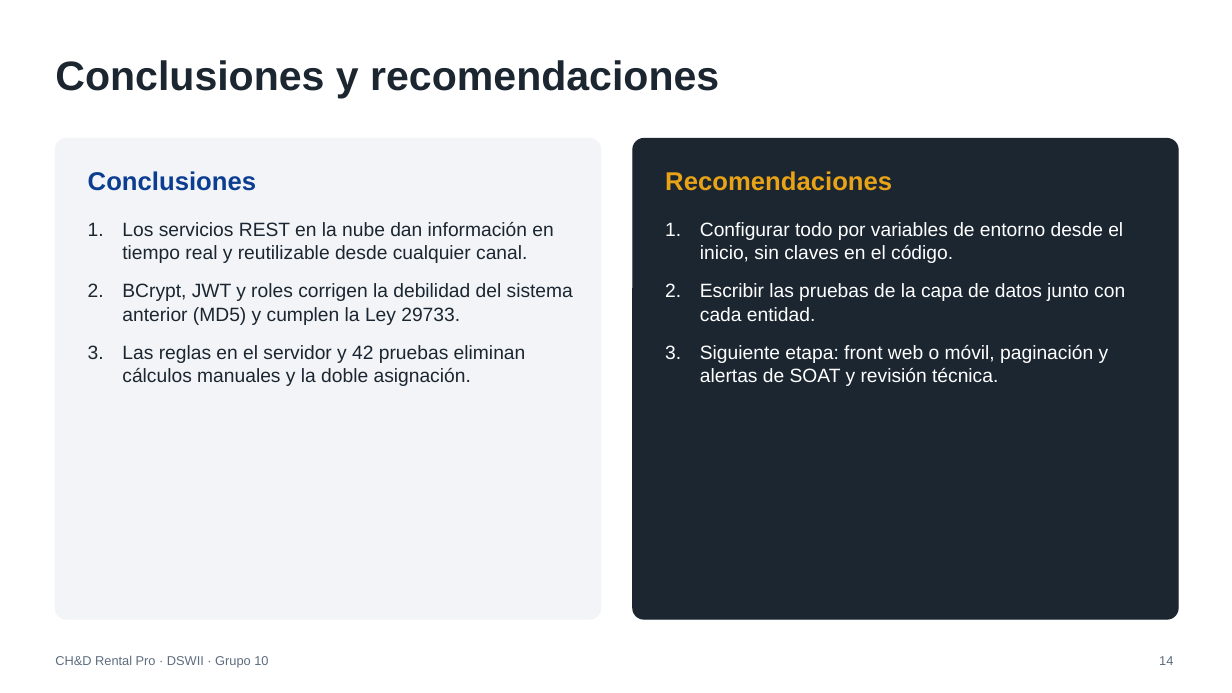
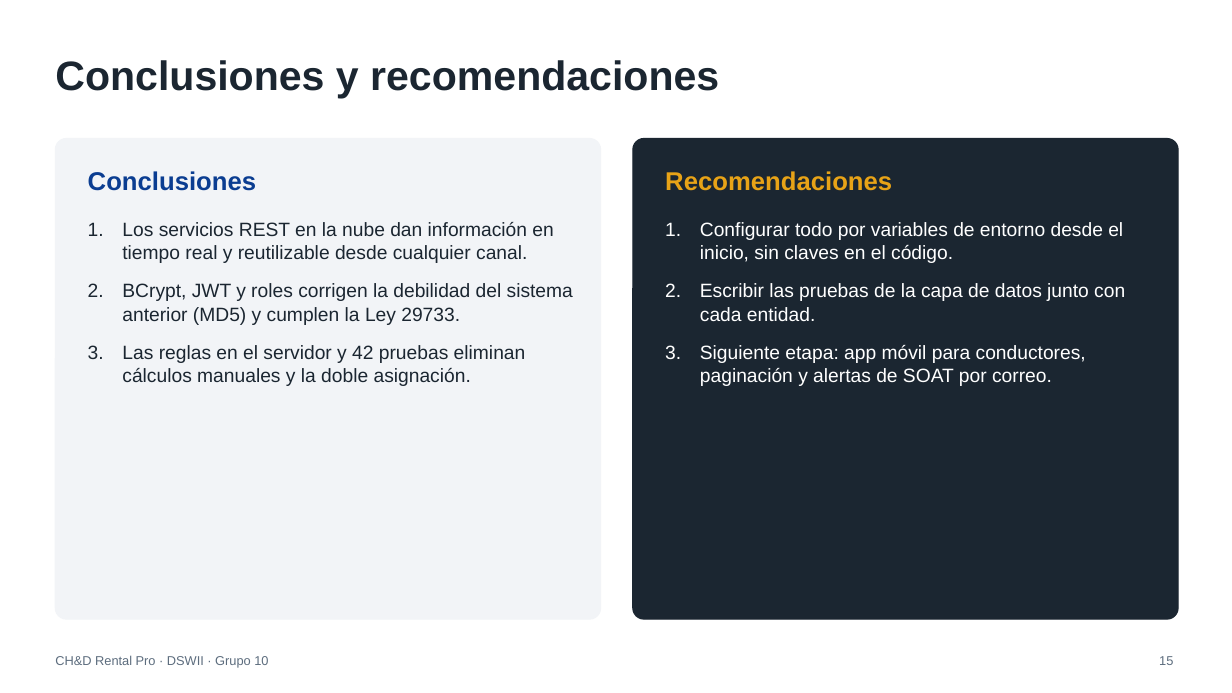
Before and after one commit to jmestawong/CHD-RENTAL-PRO-DSWII, a slide deck: slide 15 of docs/PRESENTACION_CHD_RENTAL_PRO_DSWII_Grupo10.pptx (slide 14 before the commit). Drawn at 1232x693 pixels with LibreOffice and Linux fonts; fonts in the diff are those of the drawing. Boxes give left, top, right and bottom in pixels: in the first picture for what was removed or moved away, otherwise in the second. Text is boxed around its words. In the diff, an @@ line names an element or a change of style, - is before the commit and + after.

```diff
--- a/docs/PRESENTACION_CHD_RENTAL_PRO_DSWII_Grupo10.pptx
+++ b/docs/PRESENTACION_CHD_RENTAL_PRO_DSWII_Grupo10.pptx
@@ text at [700, 345, 1086, 386]: text changed @@
-3. Siguiente etapa: front web o móvil, paginación y alertas de SOAT y revisión técnica.
+3. Siguiente etapa: app móvil para conductores, paginación y alertas de SOAT por correo.
@@ text at [1159, 656, 1173, 665]: text changed @@
-14
+15
```
Also in this commit, not shown: 4 other slides changed, 1 slide added, 11 other files.
